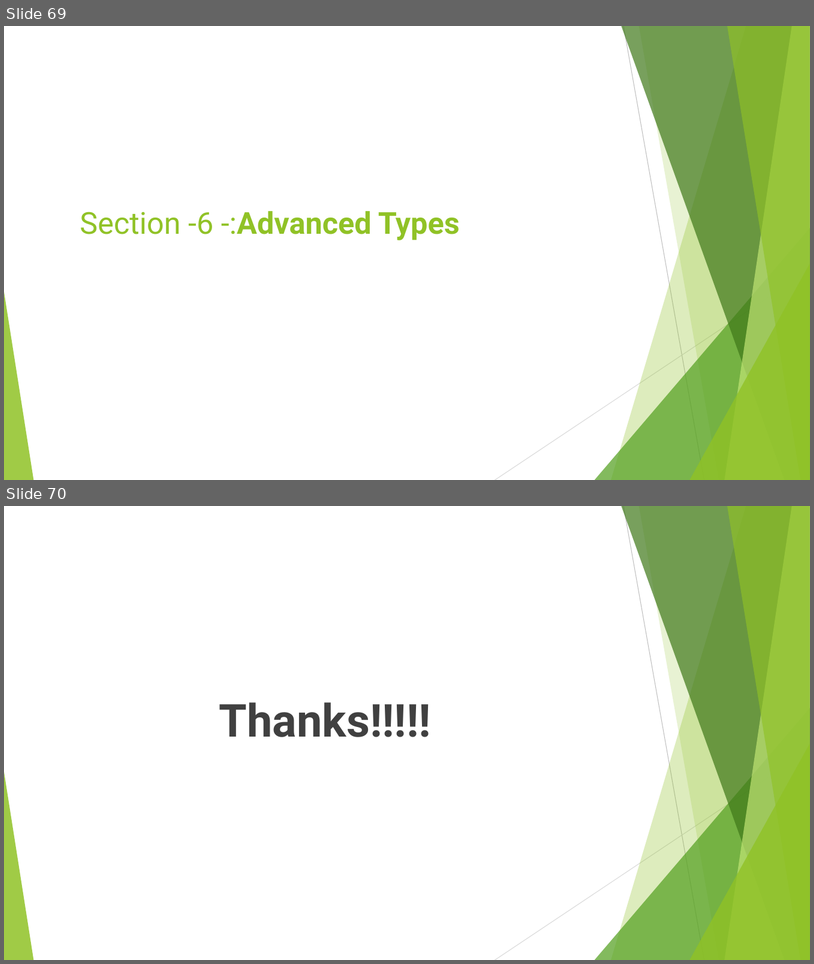
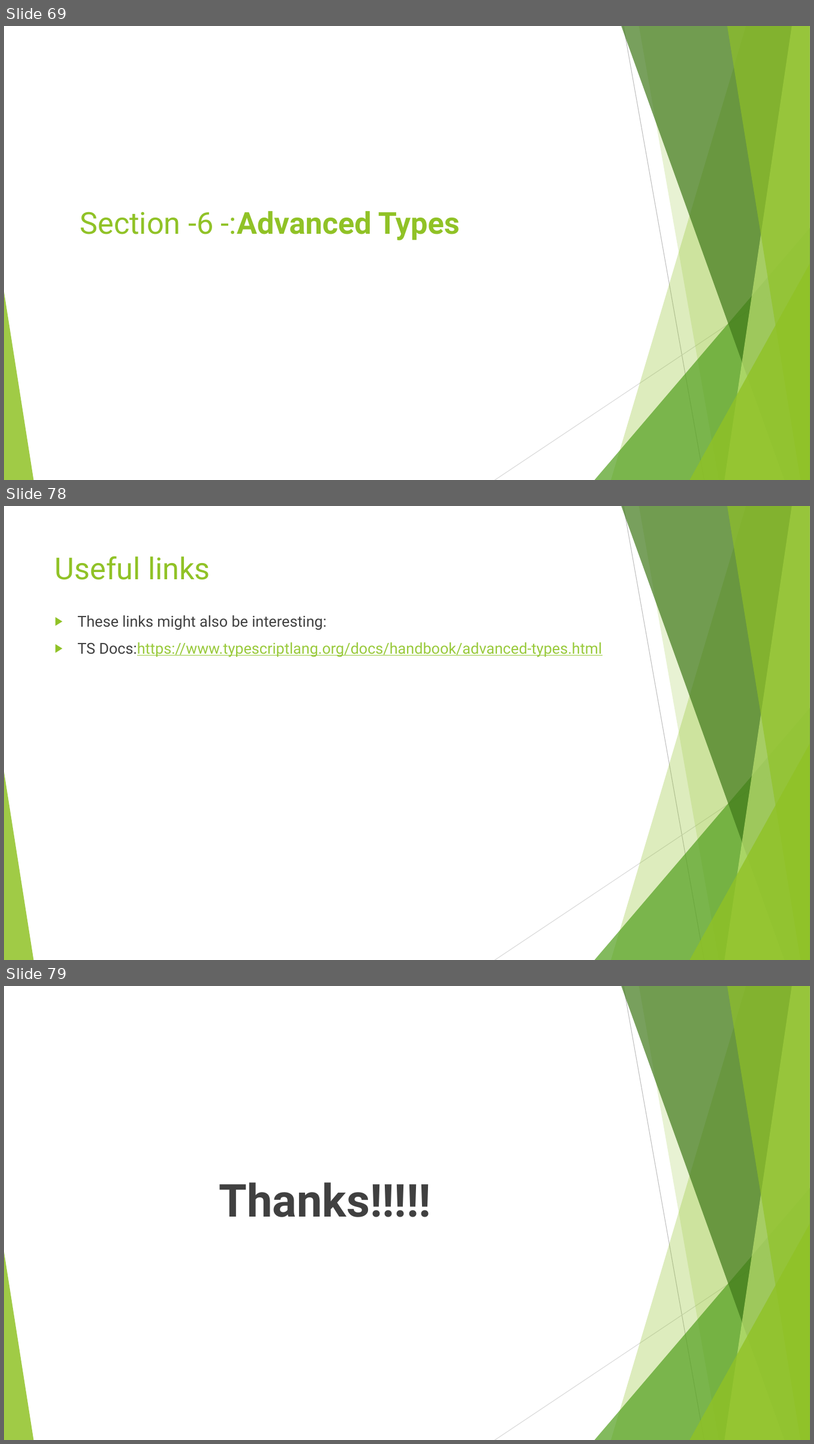
Before and after one commit to rudhrainfogain/TypeScript, a slide deck: PPT/TypeScriptv6.pptx. Shown one above the other, each under a label of ours: slides 69 and 70 before the commit, slides 69, 78 and 79 after it; the slides between them are not shown. The pictures are 814x964 and 814x1444 pixels, drawn with LibreOffice and Linux fonts; fonts in the diff are those of the drawing. Boxes give left, top, right and bottom in pixels: in the first picture for what was removed or moved away, otherwise in the second. Text is boxed around its words. In the diff, an @@ line names an element or a change of style, - is before the commit and + after.

Commit message:
AdvancedTypes Complete Code

```diff
--- a/PPT/TypeScriptv6.pptx
+++ b/PPT/TypeScriptv6.pptx
@@ slide 78 added at box(4, 506, 810, 960), background #FFFFFF; not listed: 10 template elements that a slide beside it also shows @@
@@ title added at box(55, 556, 210, 580), 36 pt, text #90C226 @@
+Useful links
@@ text added at box(78, 615, 603, 657), 18 pt, text #99CA3C, underline @@
+▶ These links might also be interesting:
+▶ TS Docs:https://www.typescriptlang.org/docs/handbook/advanced-types.html
@@ what was slide 70 is now slide 79 @@
```
Also in this commit, not shown: 8 other slides added, 3 other files.
